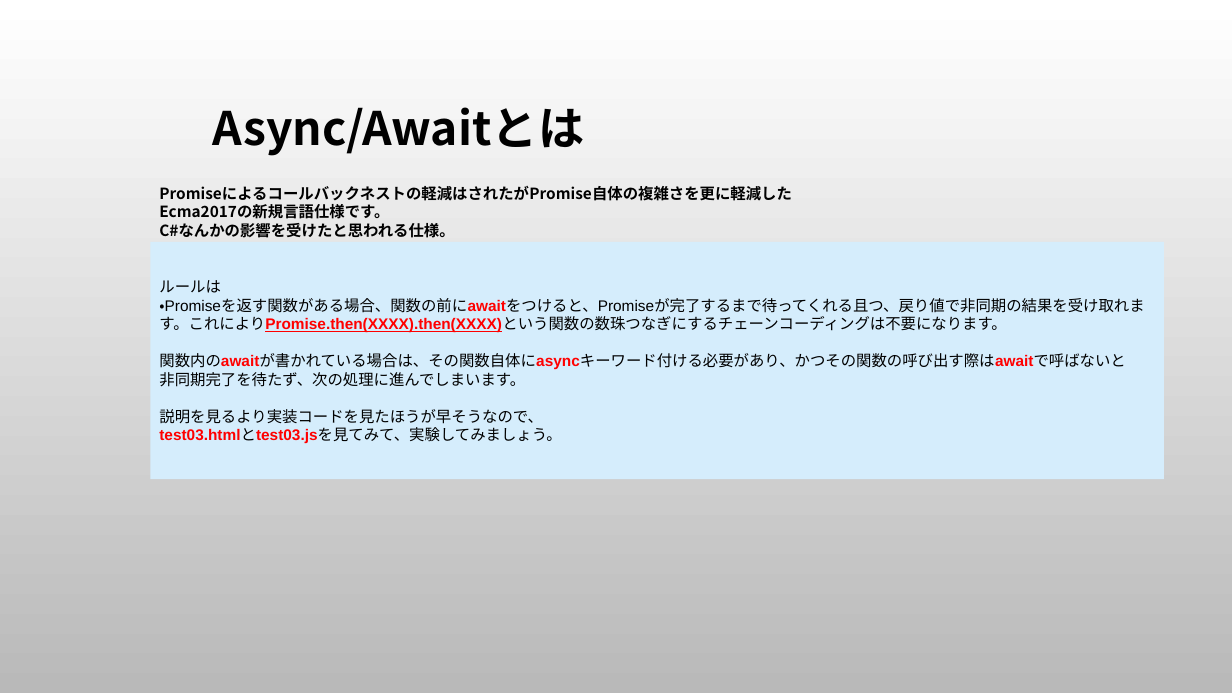
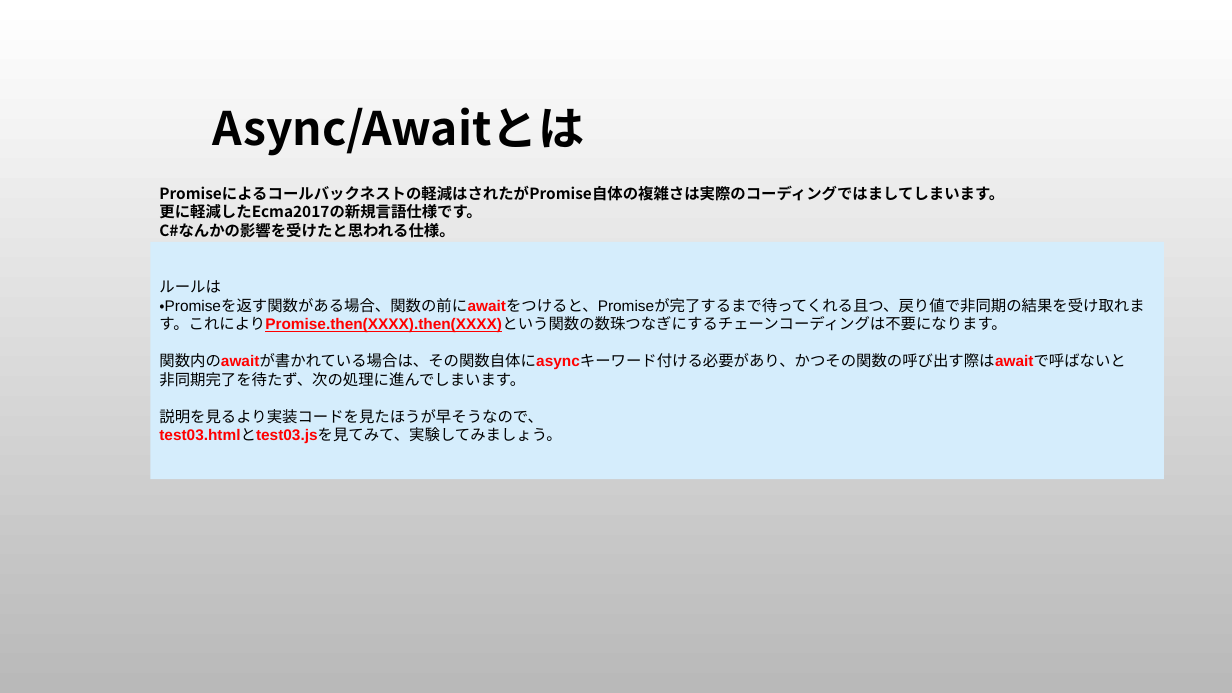
Before and after one commit to hideki-uemura/jsasync_question, a slide deck: slide 20 of 本当は難しいJavaScriptの話.pptx. Drawn at 1232x693 pixels with LibreOffice and Linux fonts; fonts in the diff are those of the drawing; background and template pictures are left out. Boxes give left, top, right and bottom in pixels: in the first picture for what was removed or moved away, otherwise in the second. Text is boxed around its words. In the diff, an @@ line names an element or a change of style, - is before the commit and + after.

```diff
--- a/本当は難しいJavaScriptの話.pptx
+++ b/本当は難しいJavaScriptの話.pptx
@@ text at (159,186,1004,219): text changed @@
-Promiseによるコールバックネストの軽減はされたがPromise自体の複雑さを更に軽減した
-Ecma2017の新規言語仕様です。
+Promiseによるコールバックネストの軽減はされたがPromise自体の複雑さは実際のコーディングではましてしまいます。
+更に軽減したEcma2017の新規言語仕様です。
```
Also in this commit, not shown: 10 other slides changed, 1 slide added.
